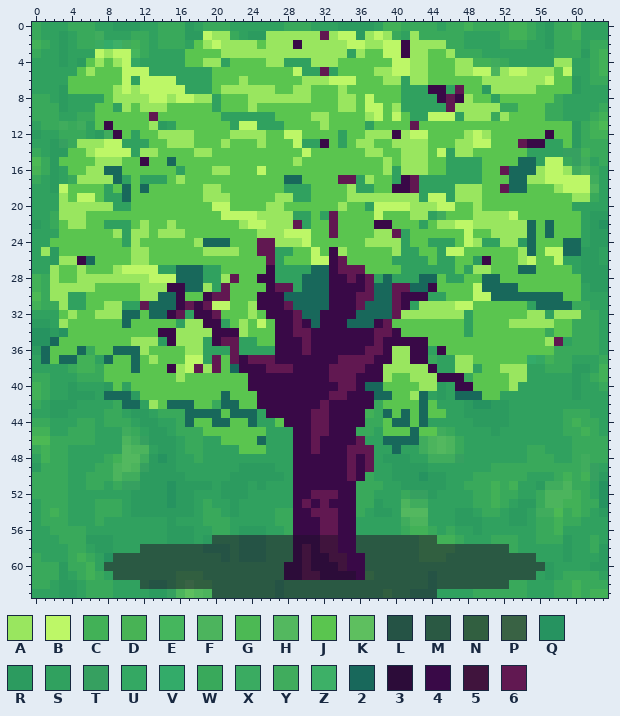
Two versions of one pixel-art sprite, MyGame/Content/tree2.png. The first picture shows the starting point.
The file is 64x64 pixels. Colours within 5 levels of each other are drawn and written as one.
Palette (. is transparent): A #99e65f  B #bdf767  C #42b157  D #48b355  E #45b65d  F #4cb45d  G #4cb954  H #53b85f  J #5ac54f  K #5ebf5f  L #255345  M #2a5943  N #315f40  P #396244  Q #269360  R #2c9b5f  S #30a15f  T #36a060  U #34a863  V #33ab69  W #39a95b  X #3aab61  Y #40ac5d  Z #3db067  2 #18685b  3 #2c0c39  4 #390947  5 #40143d  6 #611851
The same view after the edit:
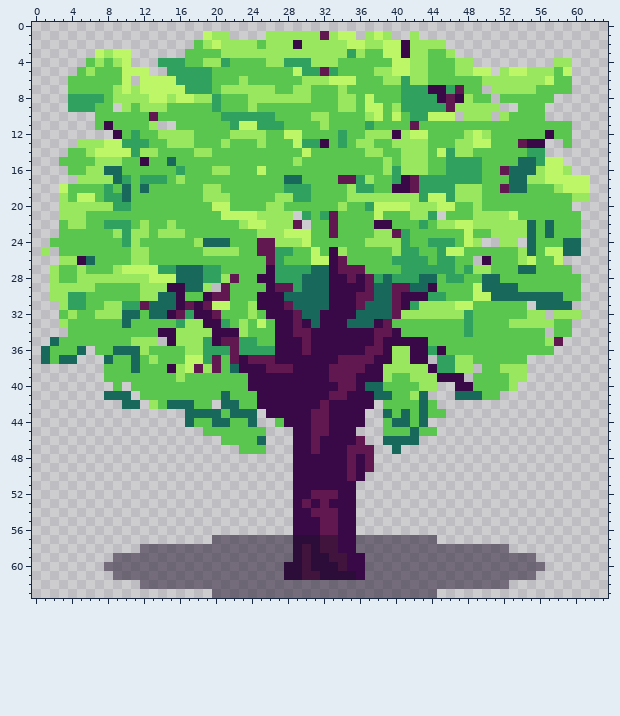
Edits made:
colour M: #2a5943 -> #1f102a83
Changed rows in their new state; - is a pixel that keeps its letter.
first column x 0:
 0 ................................................................
 1 ...................---....----------.---..-.....................
 2 ..................----------------------------..................
 3 .......----......------------------------------.................
 4 ......-----...-----------------------------------.........--....
 5 .....--------..------------------------------------.--------....
 6 ....-------.------------------------------------------------....
 7 ....----------------------------------------------.---------....
 8 ....-----------------------------------------------.------......
 9 ....-----.------------------------------------------..---.......
10 .......----------------------------------------.---.-----.......
11 .......-------..--------------------------------------------....
12 .........---------------------------------------------------....
13 .....----------------------------------------------------..-....
14 ....-----------------------------------------------------.......
15 ...--------------------------------------------------------.....
16 ....--------------------------------------------------------....
17 .....---------------------------------------------------------..
18 ...-----------------------------------------------------------..
19 ...-----------------------------------------------------------..
20 ...---------------------------------------------------------....
21 ...--------------------------.---------------.---------------...
22 ...---------------------------.------------------------------...
23 ...----------------------------------------------------------...
24 ..------------------------------------------------..--.------...
25 .-.----------------------------------------------------------...
26 ...----------------------------------------------.---------.....
27 ..----------------------------------------------------------....
28 ..-----------------------------------------------------------...
29 ..------------------.----------------------------------------...
30 ..-----------------------------------------------------------...
31 ...----------------------------------------------------.----....
32 ...------------------------------------------------------.---...
33 ...---------------------------------------------------------....
34 ....-----------------------------------------------------.--....
35 ..------------.--------------------------------------------.....
36 .-----.---------------------------------------------------......
37 .----...------------------------------------.----------.........
38 ........-----------------------------------------.-----.........
39 ........----------------------------------------.------.........
40 .........-.----------------------------------..-------..........
41 ........---.--------------------------------...-----............
42 ..........--.-------.-----------------.------...................
43 .................--------.-----------..-------..................
44 .................--------..----------..-----....................
45 ...................-------...-------...------...................
46 .....................-----...--------..----.....................
47 .......................---...---------..-.......................
48 .............................---------..........................
49 .............................---------..........................
50 .............................--------...........................
51 .............................-------............................
52 .............................-------............................
53 .............................-------............................
54 .............................-------............................
55 .............................-------............................
56 .............................-------............................
57 ....................---MMM-----------------MM...................
58 ............-------MMM-MMM-----------------MMMM------...........
59 .........------------M-MMM-----------------MMM----------........
60 ........-------------------------------------------------.......
61 .........-------MMM------------------M------M-----------........
62 ............-MM-MMMM-------M----------------M--------...........
63 ....................-------M-----------M--MMM...................
Pixel boxes of the changes (left, top, right, bottom) in both pictures:
changed: (32, 22, 608, 598)
